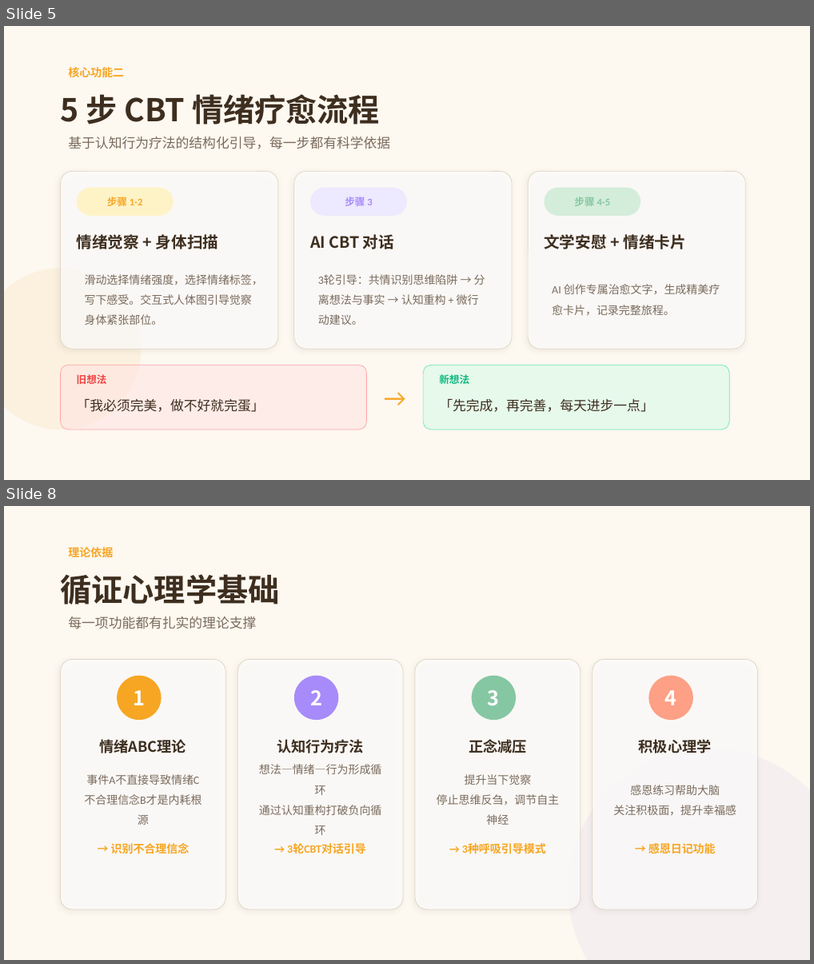
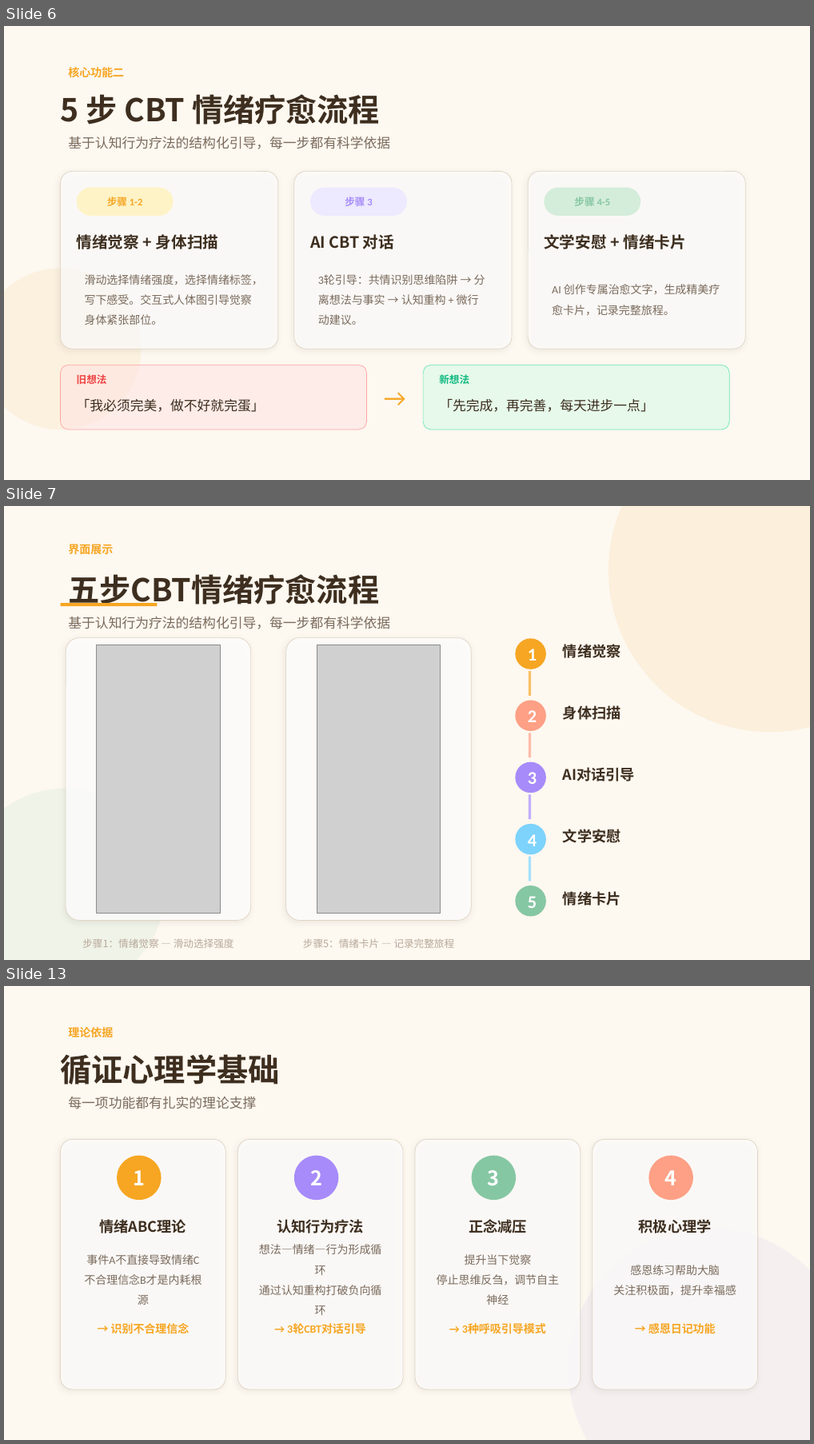
Before and after one commit to zkite626/Sunny-Recovery-AI, a slide deck: docs/晴愈AI-决赛演示.pptx. Shown one above the other, each under a label of ours: slides 5 and 8 before the commit, slides 6, 7 and 13 after it; the slides between them are not shown. The pictures are 814x964 and 814x1444 pixels, drawn with LibreOffice and Linux fonts; fonts in the diff are those of the drawing; grey boxes stand for pictures. Boxes give left, top, right and bottom in pixels: in the first picture for what was removed or moved away, otherwise in the second. Text is boxed around its words. In the diff, an @@ line names an element or a change of style, - is before the commit and + after.

```diff
--- a/docs/晴愈AI-决赛演示.pptx
+++ b/docs/晴愈AI-决赛演示.pptx
@@ slide 7 added at <box>4,506,810,960</box>, background #FDF8F0 @@
@@ ellipse added at <box>609,506,810,732</box>, fill #F6A623 at 10% opacity @@
@@ text added at <box>68,544,113,554</box>, 10 pt, text #F6A623, bold @@
+界面展示
@@ text added at <box>68,574,379,606</box>, 28 pt, text #3D2E1F, bold @@
+五步CBT情绪疗愈流程
@@ rectangle added at <box>61,603,158,606</box>, fill #F6A623 @@
@@ text added at <box>68,616,390,629</box>, 12 pt, text #7A6B5D @@
+基于认知行为疗法的结构化引导，每一步都有科学依据
@@ rounded rectangle added at <box>66,637,251,920</box>, fill #FFFFFF at 80% opacity, outline #E0D5C5 0.5 pt @@
@@ picture added at <box>97,644,221,912</box> @@
@@ rounded rectangle added at <box>286,637,472,920</box>, fill #FFFFFF at 80% opacity, outline #E0D5C5 0.5 pt @@
@@ picture added at <box>317,644,441,912</box> @@
@@ ellipse added at <box>515,638,546,669</box>, fill #F6A623, 16 pt, text #FFFFFF, bold @@
+1
@@ text added at <box>563,644,622,658</box>, 13 pt, text #3D2E1F, bold @@
+情绪觉察
@@ rectangle added at <box>529,672,531,696</box>, fill #F9C165 @@
@@ ellipse added at <box>515,700,546,731</box>, fill #FDA085, 16 pt, text #FFFFFF, bold @@
+2
@@ text added at <box>563,705,622,720</box>, 13 pt, text #3D2E1F, bold @@
+身体扫描
@@ rectangle added at <box>529,732,531,757</box>, fill #FEBCAA @@
@@ ellipse added at <box>515,762,546,792</box>, fill #A78BFA, 16 pt, text #FFFFFF, bold @@
+3
@@ text added at <box>563,767,635,781</box>, 13 pt, text #3D2E1F, bold @@
+AI对话引导
@@ ellipse added at <box>4,788,166,960</box>, fill #86C7A3 at 10% opacity @@
@@ rectangle added at <box>529,795,531,820</box>, fill #C1AEFC @@
@@ ellipse added at <box>515,824,546,854</box>, fill #7DD3FC, 16 pt, text #FFFFFF, bold @@
+4
@@ text added at <box>563,828,622,843</box>, 13 pt, text #3D2E1F, bold @@
+文学安慰
@@ rectangle added at <box>529,856,531,881</box>, fill #A4E0FD @@
@@ ellipse added at <box>515,885,546,916</box>, fill #86C7A3, 16 pt, text #FFFFFF, bold @@
+5
@@ text added at <box>563,891,622,905</box>, 13 pt, text #3D2E1F, bold @@
+情绪卡片
@@ text added at <box>82,938,234,948</box>, 9 pt, text #B8A99A @@
+步骤1：情绪觉察 — 滑动选择强度
@@ text added at <box>303,938,455,948</box>, 9 pt, text #B8A99A @@
+步骤5：情绪卡片 — 记录完整旅程
@@ what was slide 5 is now slide 6 @@
@@ what was slide 8 is now slide 13 @@
```
Also in this commit, not shown: 3 slides changed, 4 other slides added, 19 other files.
